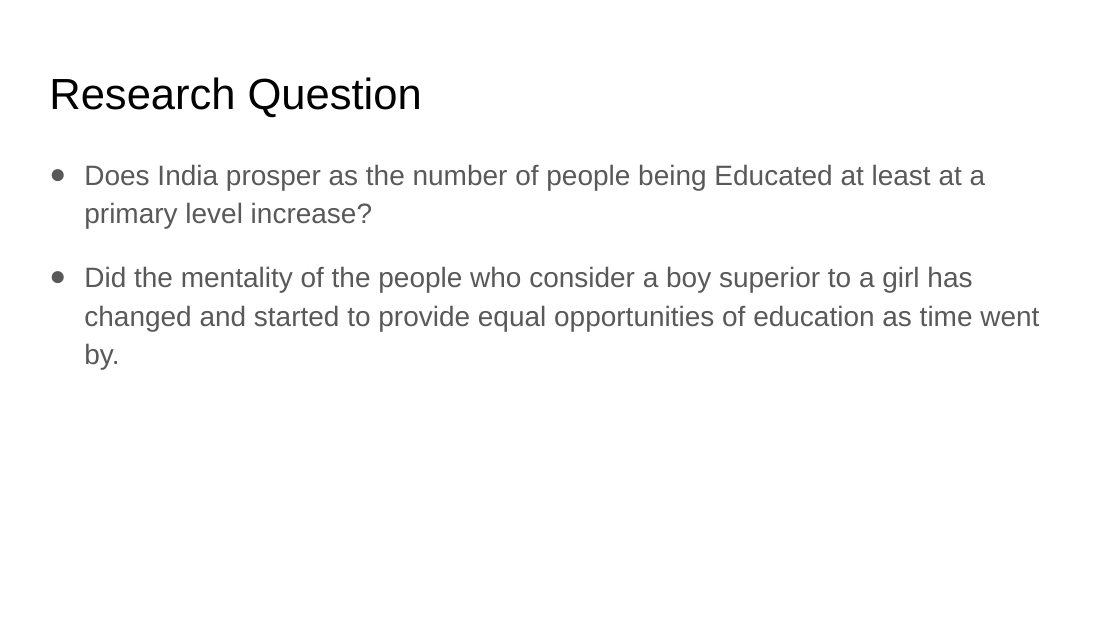
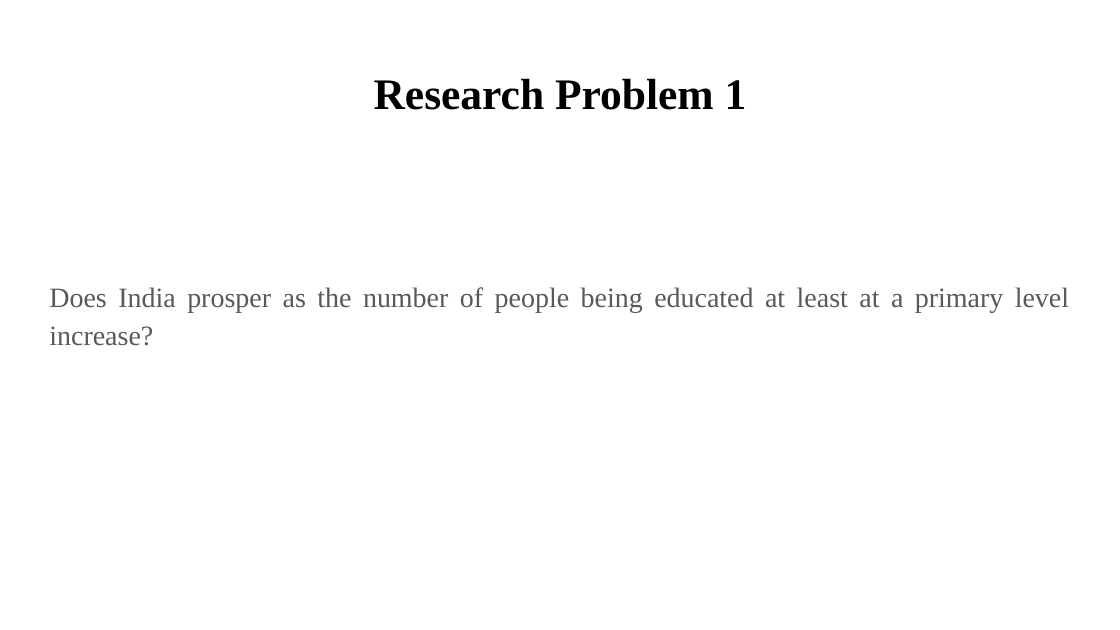
Before and after one commit to Rohithsoman/EdX-Python4DS, a slide deck: slide 4 of DSE 200X_ Mini Project Presentation - Rohith Soman.pptx. Drawn at 1120x630 pixels with LibreOffice and Linux fonts; fonts in the diff are those of the drawing. Boxes give left, top, right and bottom in pixels: in the first picture for what was removed or moved away, otherwise in the second. Text is boxed around its words. In the diff, an @@ line names an element or a change of style, - is before the commit and + after.

```diff
--- a/DSE 200X_ Mini Project Presentation - Rohith Soman.pptx
+++ b/DSE 200X_ Mini Project Presentation - Rohith Soman.pptx
@@ title at (x1=374, y1=78, x2=747, y2=110): text changed; font Arial to Times New Roman; bold on @@
-Research Question
+Research Problem 1
@@ text at (x1=49, y1=287, x2=1069, y2=346): text changed; font Arial to Times New Roman @@
-● Does India prosper as the number of people being Educated at least at a primary level increase?
-● Did the mentality of the people who consider a boy superior to a girl has changed and started to provide equal opportunities of education as time went by.
+Does India prosper as the number of people being educated at least at a primary level increase?
```
Also in this commit, not shown: 5 other slides changed, 4 slides added, 2 slides removed.
